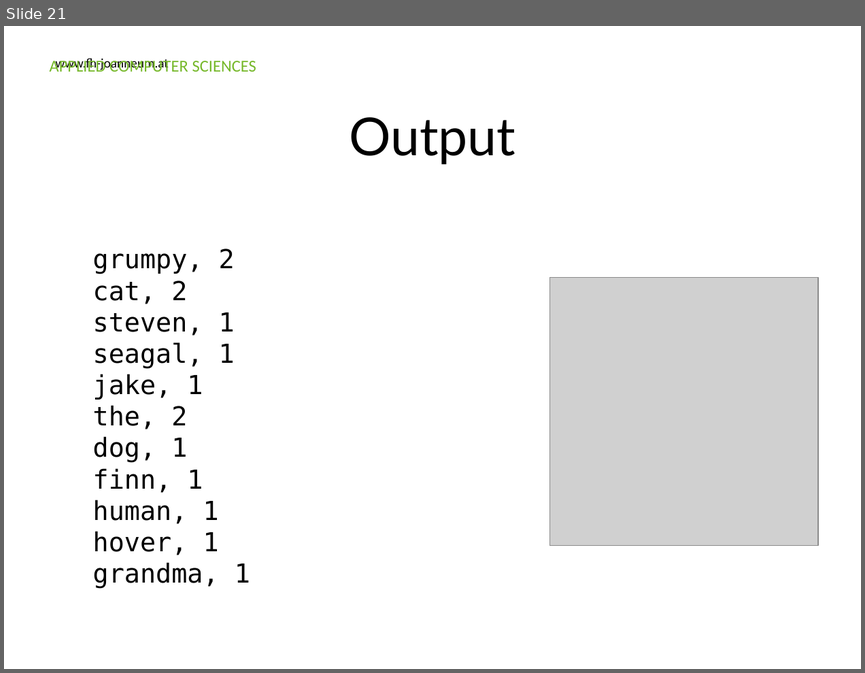
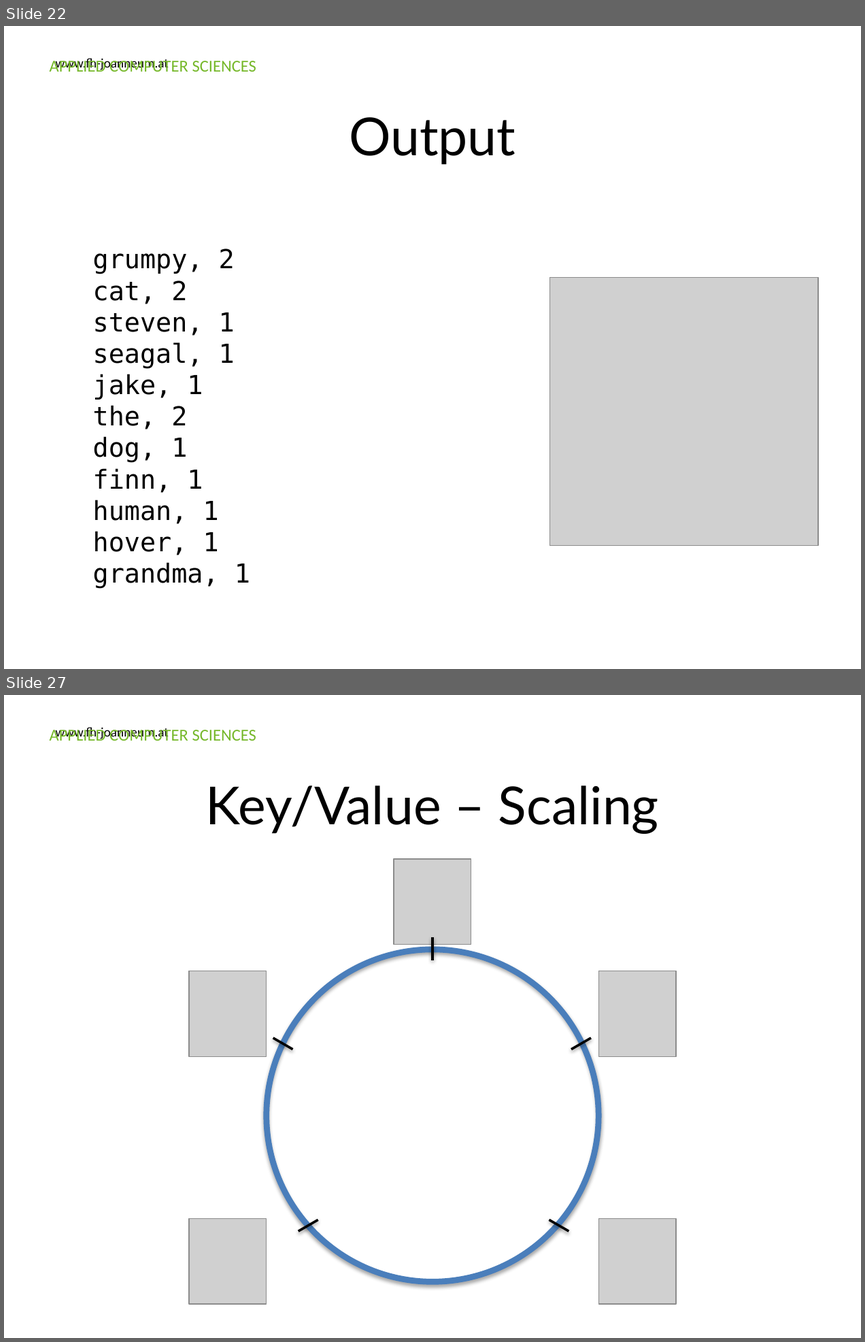
Before and after one commit to Ravenlord/guest-lecture-nosql, a slide deck: Presentation/FHJ_guest_lecture_nosql.pptx. Shown one above the other, each under a label of ours: slide 21 before the commit, slides 22 and 27 after it; the slides between them are not shown. The pictures are 865x673 and 865x1342 pixels, drawn with LibreOffice and Linux fonts; fonts in the diff are those of the drawing; grey boxes stand for pictures; background and template pictures are left out. Boxes give left, top, right and bottom in pixels: in the first picture for what was removed or moved away, otherwise in the second. Text is boxed around its words. In the diff, an @@ line names an element or a change of style, - is before the commit and + after.

```diff
--- a/Presentation/FHJ_guest_lecture_nosql.pptx
+++ b/Presentation/FHJ_guest_lecture_nosql.pptx
@@ slide 27 added at (x1=4, y1=695, x2=861, y2=1338), background #FFFFFF; not listed: 2 template elements that a slide beside it also shows @@
@@ title added at (x1=205, y1=785, x2=659, y2=833), 44 pt, text #000000 @@
+Key/Value – Scaling
@@ picture added at (x1=394, y1=859, x2=471, y2=945) @@
@@ line added from (432, 960) to (432, 938), #000000 2 pt @@
@@ ellipse added at (x1=266, y1=949, x2=598, y2=1282), outline #4B7EBC 5 pt @@
@@ picture added at (x1=189, y1=971, x2=266, y2=1057) @@
@@ picture added at (x1=598, y1=971, x2=676, y2=1057) @@
@@ line added from (273, 1038) to (293, 1049), #000000 2 pt @@
@@ line added from (571, 1049) to (591, 1038), #000000 2 pt @@
@@ picture added at (x1=189, y1=1219, x2=266, y2=1304) @@
@@ line added from (298, 1231) to (317, 1219), #000000 2 pt @@
@@ line added from (549, 1219) to (568, 1231), #000000 2 pt @@
@@ picture added at (x1=598, y1=1219, x2=676, y2=1304) @@
@@ what was slide 21 is now slide 22 @@
```
Also in this commit, not shown: 3 slides changed, 18 other slides added.
